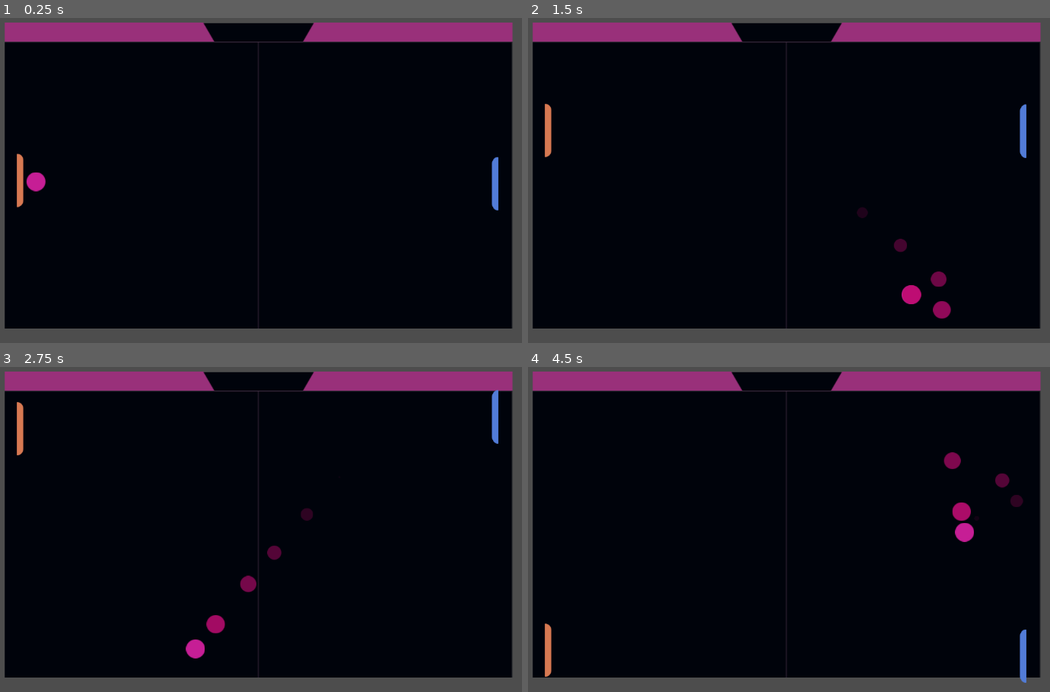
Above: before the commit, frames 1-4 (two rows, left to right).
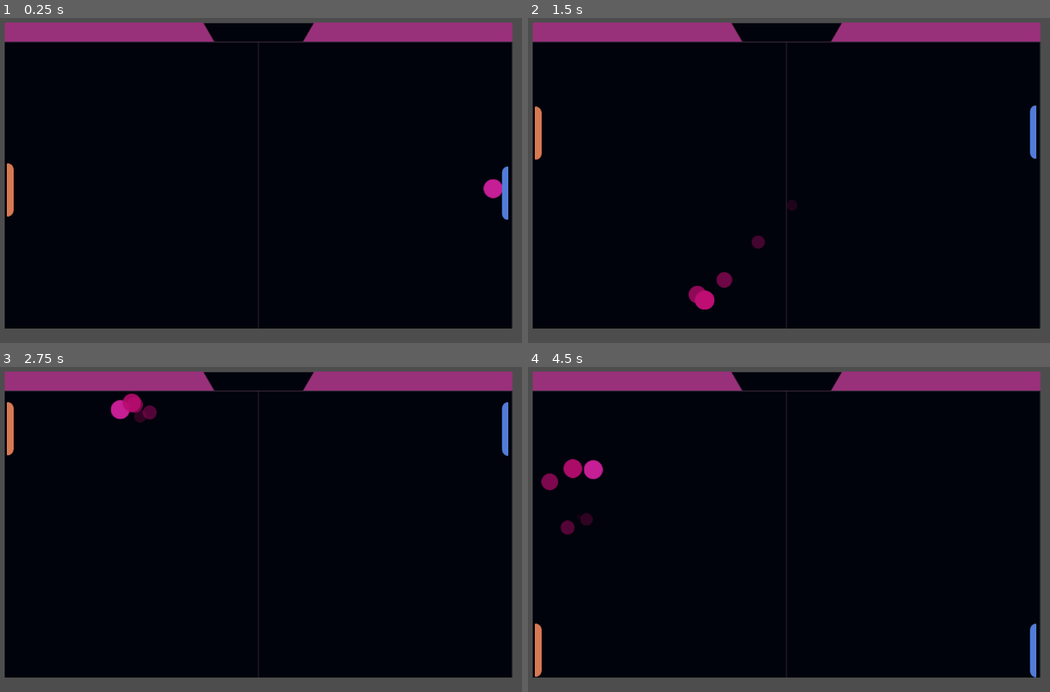
Above: after the commit, the same moments.

Repository: nikeshnaik/pingpong
Game: Godot game, scene res://scenes/game_v_2.tscn
Same seed, same stepped clock (60 frames per second), same inputs: the game is played once before the commit and once after it.
Inputs:
- Up to frame 1 (0.25 s): no input
- Up to frame 2 (1.5 s): tap Enter (ui_accept) at 0.5, 1.35 s; hold Up (ui_up) 0.53-1.28 s; hold Enter (ui_accept) 0.53-1.28 s; hold Down (ui_down) from 1.28 s (still down)
- Up to frame 3 (2.75 s): tap Enter (ui_accept) at 1.52, 1.82 s; release Down (ui_down) at 2.03 s; hold Up (ui_up) from 2.03 s (still down); hold Enter (ui_accept) from 2.03 s (still down)
- Up to frame 4 (4.5 s): release Enter (ui_accept) at 2.78 s; tap Enter (ui_accept) at 2.85, 3.02, 3.32, 4.35 s; release Up (ui_up) at 3.53 s; hold Enter (ui_accept) 3.53-4.28 s; hold Down (ui_down) from 3.53 s (still down)

The runs differ from the first frame. In frame 1, 1.1% of the frame differs, in the area x 1-98%, y 41-63%; in frame 2, 1.9%; in frame 3, 2.0%; in frame 4, 2.1%, in the area x 1-98%, y 26-98%.

Commit message:
feat: added global state current player

Diff:
--- a/project.godot
+++ b/project.godot
@@ -14,6 +14,10 @@
 run/main_scene="res://scenes/game_v_2.tscn"
 config/features=PackedStringArray("4.3", "Forward Plus")
 config/icon="res://icon.svg"
+
+[autoload]
+
+Globals="*res://script/globals.gd"
 
 [editor]
 
--- a/scenes/computer.tscn
+++ b/scenes/computer.tscn
@@ -7,21 +7,21 @@
 radius = 5.0
 height = 74.0
 
-[node name="Computer" type="Node2D" groups=["Board"]]
-z_index = 2
-position = Vector2(460, -69)
-
-[node name="CharacterBody2D" type="CharacterBody2D" parent="."]
+[node name="computer" type="CharacterBody2D" groups=["Board", "Computer"]]
 script = ExtResource("1_4dkbg")
 metadata/_edit_lock_ = true
 
-[node name="Sprite2D" type="Sprite2D" parent="CharacterBody2D"]
+[node name="Sprite2D" type="Sprite2D" parent="."]
 position = Vector2(-0.876503, 17.26)
 scale = Vector2(0.573708, 0.704333)
 texture = ExtResource("2_daxg1")
 metadata/_edit_lock_ = true
 
-[node name="CollisionShape2D" type="CollisionShape2D" parent="CharacterBody2D" groups=["Computer"]]
+[node name="CollisionShape2D" type="CollisionShape2D" parent="." groups=["Computer"]]
 position = Vector2(0, 14)
 shape = SubResource("CapsuleShape2D_66gvw")
 metadata/_edit_lock_ = true
+
+[node name="Computer" type="Node2D" parent="." groups=["Board"]]
+z_index = 2
+position = Vector2(460, -69)
--- a/scenes/game_v_2.tscn
+++ b/scenes/game_v_2.tscn
@@ -1,5 +1,6 @@
-[gd_scene load_steps=19 format=3 uid="uid://bhaf0ahkfxqnm"]
+[gd_scene load_steps=20 format=3 uid="uid://bhaf0ahkfxqnm"]
 
+[ext_resource type="Script" path="res://script/globals.gd" id="1_2ssjk"]
 [ext_resource type="Texture2D" uid="uid://blff80xdnrc38" path="res://assets/arts/Board.png" id="1_eatjy"]
 [ext_resource type="PackedScene" uid="uid://c1dqwjibupl82" path="res://scenes/ball.tscn" id="1_jnkoc"]
 [ext_resource type="Texture2D" uid="uid://rjuh0fs8qp40" path="res://assets/arts/ScoreBar.png" id="2_uu87h"]
@@ -106,6 +107,7 @@
 
 [node name="GameV2" type="Node2D"]
 position = Vector2(415, 245)
+script = ExtResource("1_2ssjk")
 
 [node name="Board" type="TileMapLayer" parent="."]
 
@@ -152,15 +154,18 @@
 tile_set = SubResource("TileSet_ne1rw")
 metadata/_edit_lock_ = true
 
-[node name="Computer" parent="Board/GameMaster/playarea" instance=ExtResource("5_vdd2p")]
-position = Vector2(-12, -247)
-
 [node name="Ball" parent="Board/GameMaster/playarea" instance=ExtResource("1_jnkoc")]
 position = Vector2(-439, -186)
 scale = Vector2(1, 1)
 
-[node name="CharacterBody2D" parent="Board/GameMaster/playarea" groups=["Board"] instance=ExtResource("4_d5jsm")]
-position = Vector2(-788, -249)
+[node name="player" parent="Board/GameMaster/playarea" groups=["Board", "Player"] instance=ExtResource("4_d5jsm")]
+position = Vector2(-783.999, -234)
+scale = Vector2(0.999999, 0.999999)
+metadata/_edit_lock_ = true
+
+[node name="computer" parent="Board/GameMaster/playarea" instance=ExtResource("5_vdd2p")]
+position = Vector2(-9.99997, -232)
+scale = Vector2(0.999999, 0.999999)
 
 [node name="Camera2D" type="Camera2D" parent="."]
 position = Vector2(-427, -236)
--- a/scenes/player.tscn
+++ b/scenes/player.tscn
@@ -7,7 +7,7 @@
 radius = 6.0
 height = 82.0
 
-[node name="CharacterBody2D" type="CharacterBody2D"]
+[node name="player" type="CharacterBody2D"]
 position = Vector2(-271, -63)
 script = ExtResource("1_3d02o")
 
--- a/script/ball.gd
+++ b/script/ball.gd
@@ -3,29 +3,18 @@
 @onready var trail = $Sprite2D/CPUParticles2D
 
 var ball_speed = 1000
-var attached_to_paddle = true
 var paddle
 var direction
 
 # Called when the node enters the scene tree for the first time.
 func _ready() -> void:
-	print(self.get_path())
-	paddle = get_node("../CharacterBody2D/CollisionShape2D") as CollisionShape2D
+	pass
 
-	freeze = true
 
 func _physics_process(delta: float) -> void:
-	if attached_to_paddle:
-		global_position.x = paddle.global_position.x + 25
-		global_position.y = paddle.global_position.y
-		pass
-
-	if Input.is_action_just_pressed("ui_accept"):
-		launch_ball()
+	pass
 
 func launch_ball():
-	attached_to_paddle = false
-	freeze = false
 
 	var angle_start = 180 if randf() > 0.5 else 0
 	var random_angle = deg_to_rad(randf_range(angle_start, angle_start + 180))
@@ -37,7 +26,6 @@
 # Called every frame. 'delta' is the elapsed time since the previous frame.
 func _process(delta: float) -> void:
 
-
 	if linear_velocity.length() > 1:
 		trail.emitting = true
 		var angle = linear_velocity.angle()
--- a/script/computer.gd
+++ b/script/computer.gd
@@ -1,8 +1,11 @@
 extends CharacterBody2D
 
 var speed: float = 500.0
-var top_limit: float = -240.0
-var bottom_limit: float = 300.0
+
+@onready var right_border = self.get_node("../../right")
+@onready var top_border = self.get_node("../../top")
+@onready var bottom_border = self.get_node("../../bottom")
+
 
 func _physics_process(delta: float) -> void:
 
@@ -16,5 +19,6 @@
 	velocity.x = 0
 	move_and_slide()
 
-	global_position.x = 375
-	global_position.y = clamp(global_position.y, top_limit, bottom_limit)
+
+	global_position.x = right_border.global_position.x - 10
+	global_position.y = clamp(global_position.y, top_border.global_position.y + 25.0, bottom_border.global_position.y - 60.0)
--- a/script/game_master.gd
+++ b/script/game_master.gd
@@ -2,14 +2,51 @@
 
 
 # Called when the node enters the scene tree for the first time.
+@onready var ball = get_node("./playarea/Ball")
+@onready var player = get_node("./playarea/player")
+@onready var computer = get_node("./playarea/computer")
+@onready var left_border = self.get_node("left")
+@onready var right_border = self.get_node("right")
+@onready var top_border = self.get_node("top")
+@onready var bottom_border = self.get_node("bottom")
+
 func _ready() -> void:
-	pass # Replace with function body.
+	print("Game start")
+	self.startup()
+
+func startup() -> void:
+	self.reset()
+
+
+func reset() -> void:
+	if Globals.current_player == "computer":
+		ball.global_position.x = player.global_position.x - 7
+		ball.global_position.y = player.global_position.y + 10
+	else:
+		ball.global_position.x = computer.global_position.x - 13
+		ball.global_position.y = computer.global_position.y + 10
+
 
 
 # Called every frame. 'delta' is the elapsed time since the previous frame.
 func _process(delta: float) -> void:
+	if Input.is_action_pressed("ui_accept"):
+		ball.launch_ball()
+
+func _physics_process(delta: float) -> void:
 	pass
 
 
 func _on_ball_body_shape_entered(body_rid: RID, body: Node, body_shape_index: int, local_shape_index: int) -> void:
-	print(body.shape_owner_get_owner(body.shape_find_owner(body_shape_index)).get_groups())
+	var colliding_node:CollisionShape2D = body.shape_owner_get_owner(body.shape_find_owner(body_shape_index))
+
+	if colliding_node.is_in_group("left_border"):
+		print("Left Border")
+	elif colliding_node.is_in_group("right_border"):
+		print("right border")
+	elif colliding_node.is_in_group("Player"):
+		print("Player")
+	elif colliding_node.is_in_group("Computer"):
+		print("Computer")
+	else:
+		print(colliding_node)
--- /dev/null
+++ b/script/globals.gd
@@ -0,0 +1,6 @@
+extends Node
+
+var current_player:String = "player"
+
+func _ready() -> void:
+	print("Game start")
--- a/script/player.gd
+++ b/script/player.gd
@@ -1,8 +1,11 @@
 extends CharacterBody2D
 
 var speed: float = 500.0
-var top_limit: float = -285.0
-var bottom_limit: float = 320.0
+
+@onready var left_border = self.get_node("../../left")
+@onready var top_border = self.get_node("../../top")
+@onready var bottom_border = self.get_node("../../bottom")
+
 
 func _physics_process(delta: float) -> void:
 
@@ -16,5 +19,6 @@
 	velocity.x = 0
 	move_and_slide()
 
-	global_position.x = -375
-	global_position.y = clamp(global_position.y, top_limit, bottom_limit)
+
+	global_position.x = left_border.global_position.x + 10
+	global_position.y = clamp(global_position.y, top_border.global_position.y + 30.0, bottom_border.global_position.y - 10.0)
